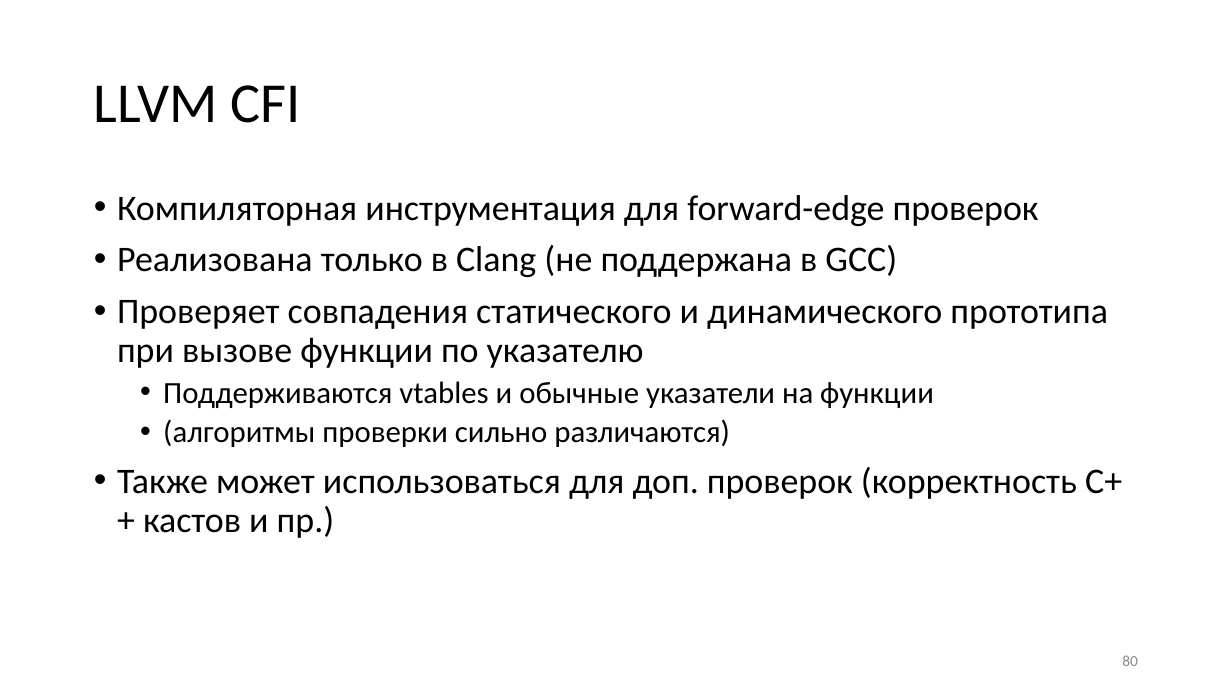
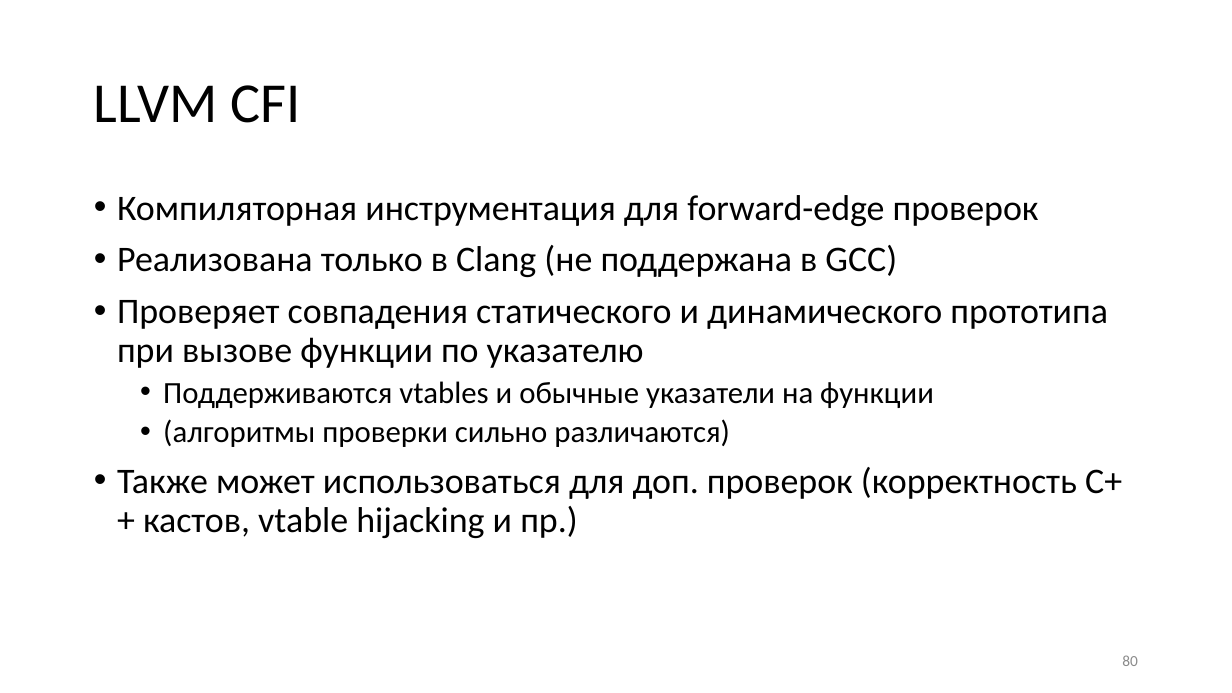
Before and after one commit to yugr/slides, a slide deck: slide 80 of CppZeroCost/2025/RU.pptx. Drawn at 1232x693 pixels with LibreOffice and Linux fonts; fonts in the diff are those of the drawing. Boxes give left, top, right and bottom in pixels: in the first picture for what was removed or moved away, otherwise in the second. Text is boxed around its words. In the diff, an @@ line names an element or a change of style, - is before the commit and + after.

```diff
--- a/CppZeroCost/2025/RU.pptx
+++ b/CppZeroCost/2025/RU.pptx
@@ text at (x1=117, y1=467, x2=1122, y2=538): text changed @@
-• Также может использоваться для доп. проверок (корректность C++ кастов и пр.)
+• Также может использоваться для доп. проверок (корректность C++ кастов, vtable hijacking и пр.)
```
Also in this commit, not shown: 36 other slides changed, 1 slide added, 4 other files.
